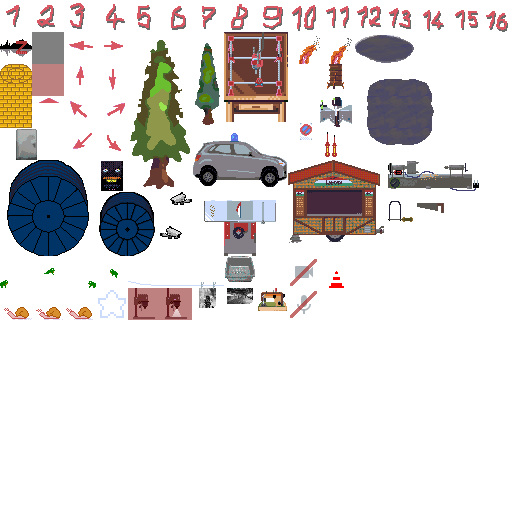
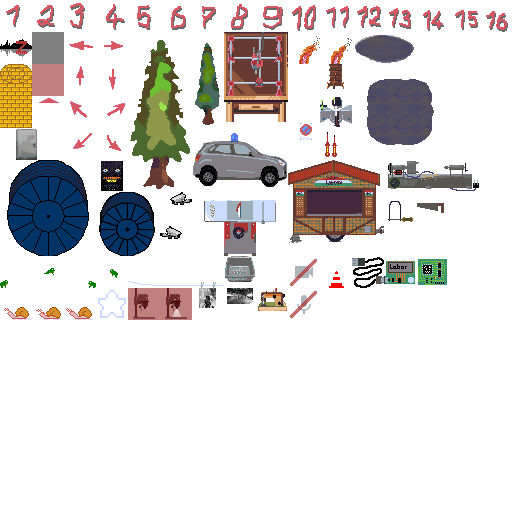
Layered file, before and after one edit (512x512). Changes by layer:
pixels changed over [352, 257, 447, 288] (layer not identified)
